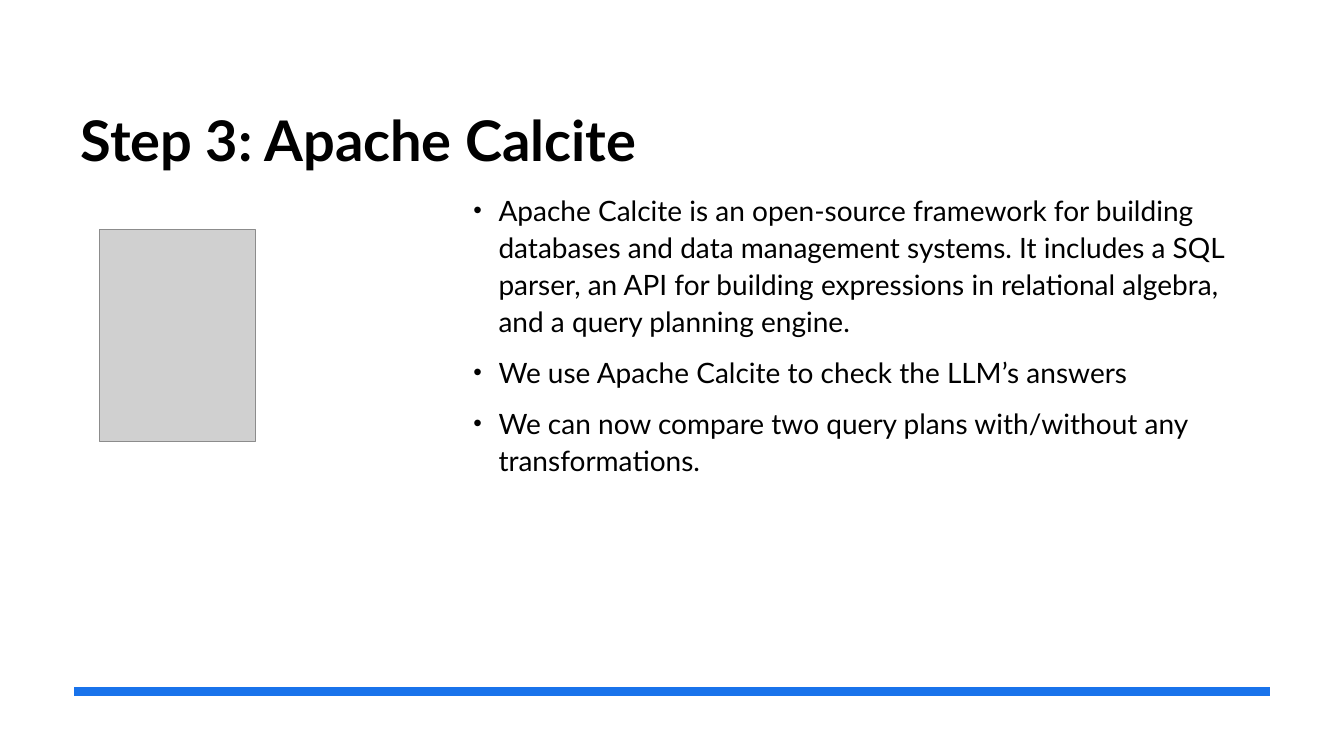
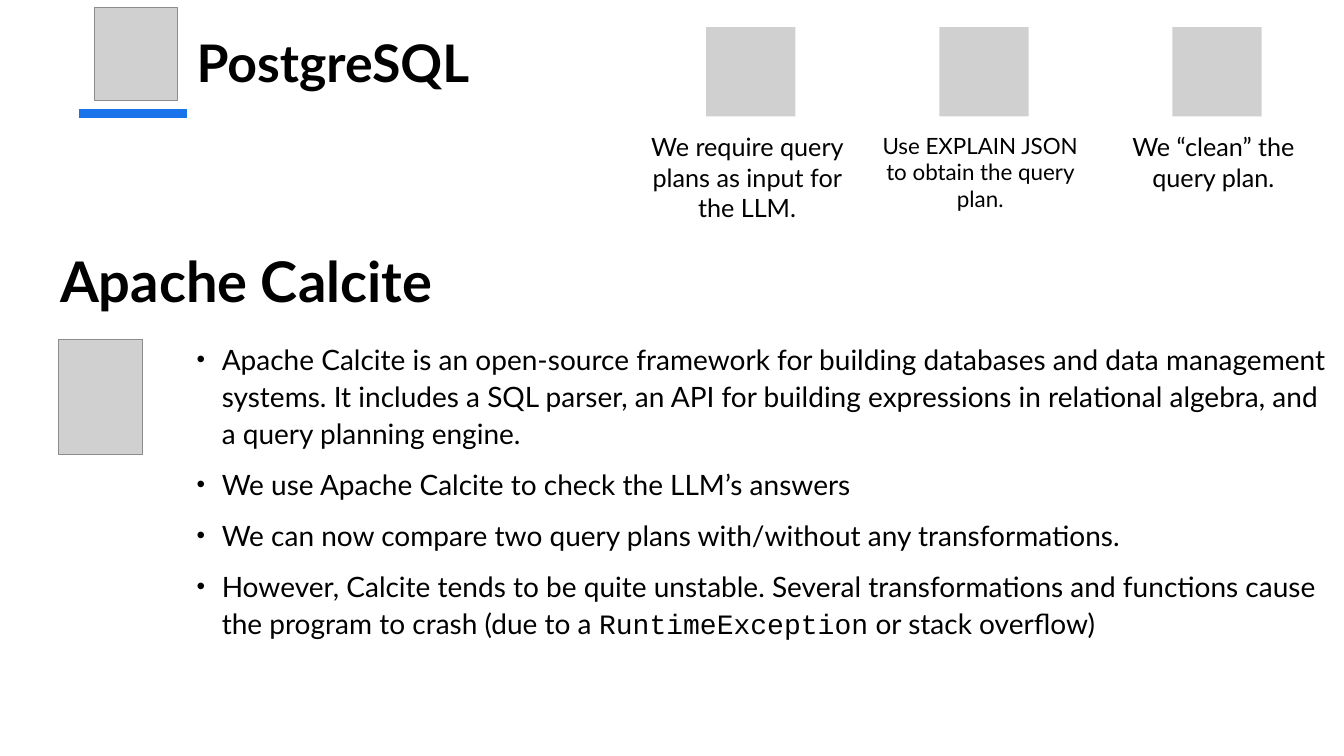
Before and after one commit to suhaskamath2712/E0261_P11, a slide deck: slide 3 of reports/Tiwari_Kamath_Final.pptx (slide 4 before the commit). Drawn at 1344x756 pixels with LibreOffice and Linux fonts; fonts in the diff are those of the drawing; grey boxes stand for pictures. Boxes give left, top, right and bottom in pixels: in the first picture for what was removed or moved away, otherwise in the second. Text is boxed around its words. In the diff, an @@ line names an element or a change of style, - is before the commit and + after.

```diff
--- a/reports/Tiwari_Kamath_Final.pptx
+++ b/reports/Tiwari_Kamath_Final.pptx
@@ picture added at [95,8,178,101] @@
@@ title added at [197,44,470,92], 37 pt, text #000000, bold @@
+PostgreSQL
@@ line added from (79, 114) to (187, 114), #1973EB 6 pt @@
@@ group added at [651,27,1294,218]: 3 pictures, 3 texts @@
+We require query plans as input for the LLM.
+Use EXPLAIN JSON to obtain the query plan.
+We “clean” the query plan.
@@ text at [60,260,432,312]: text changed @@
-Step 3: Apache Calcite
+Apache Calcite
@@ picture: place and size @@
-picture at [100,230,256,442]
+picture at [58,340,143,455]
@@ text "Apache Calcite is an open-source ...": place and size @@
-text "Apache Calcite is an open-source ..." at [499,200,1225,472]
+text "Apache Calcite is an open-source ..." at [222,349,1325,640]
@@ text at [222,576,1315,640]: paragraph added @@
+• However, Calcite tends to be quite unstable. Several transformations and functions cause the program to crash (due to a RuntimeException or stack overflow)
@@ line removed from (75, 692) to (1270, 692) @@
@@ line removed from (79, 692) to (187, 692) @@
```
Also in this commit, not shown: 1 other slide changed, 3 slides added, 2 slides removed, 7 other files.
